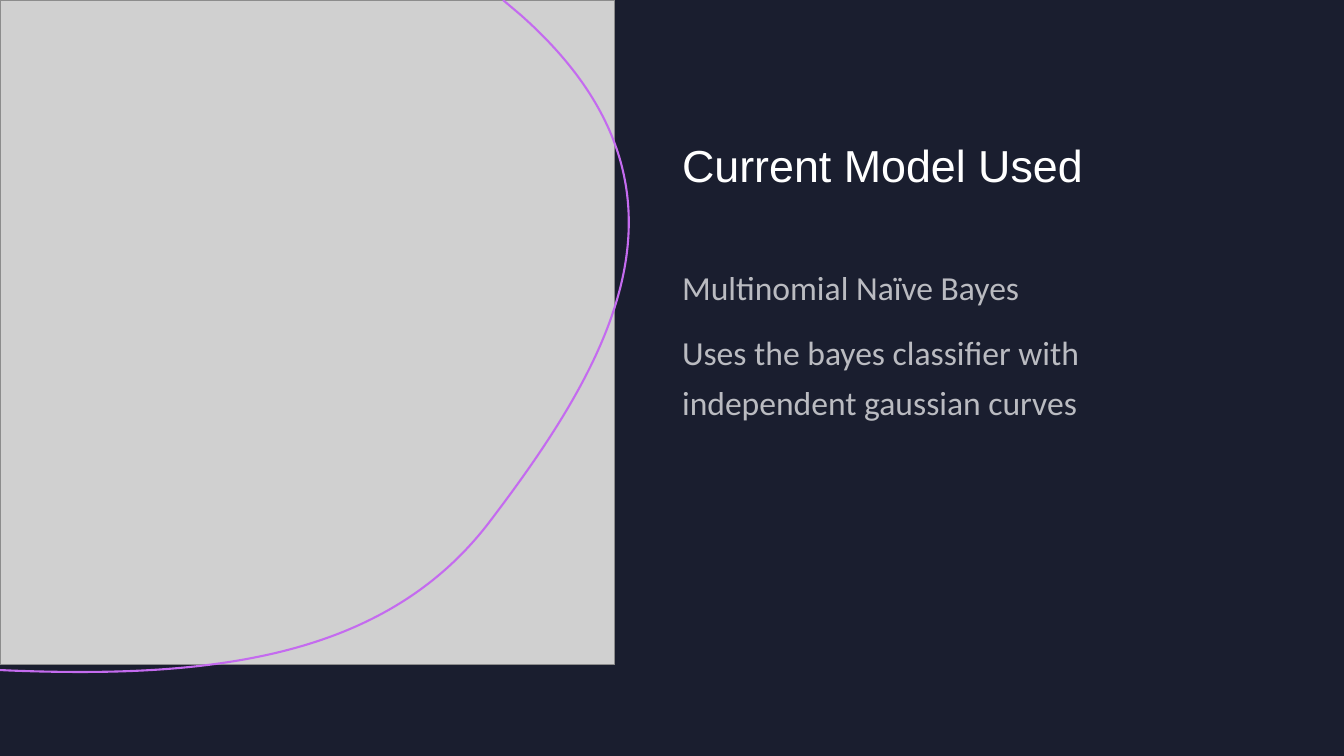
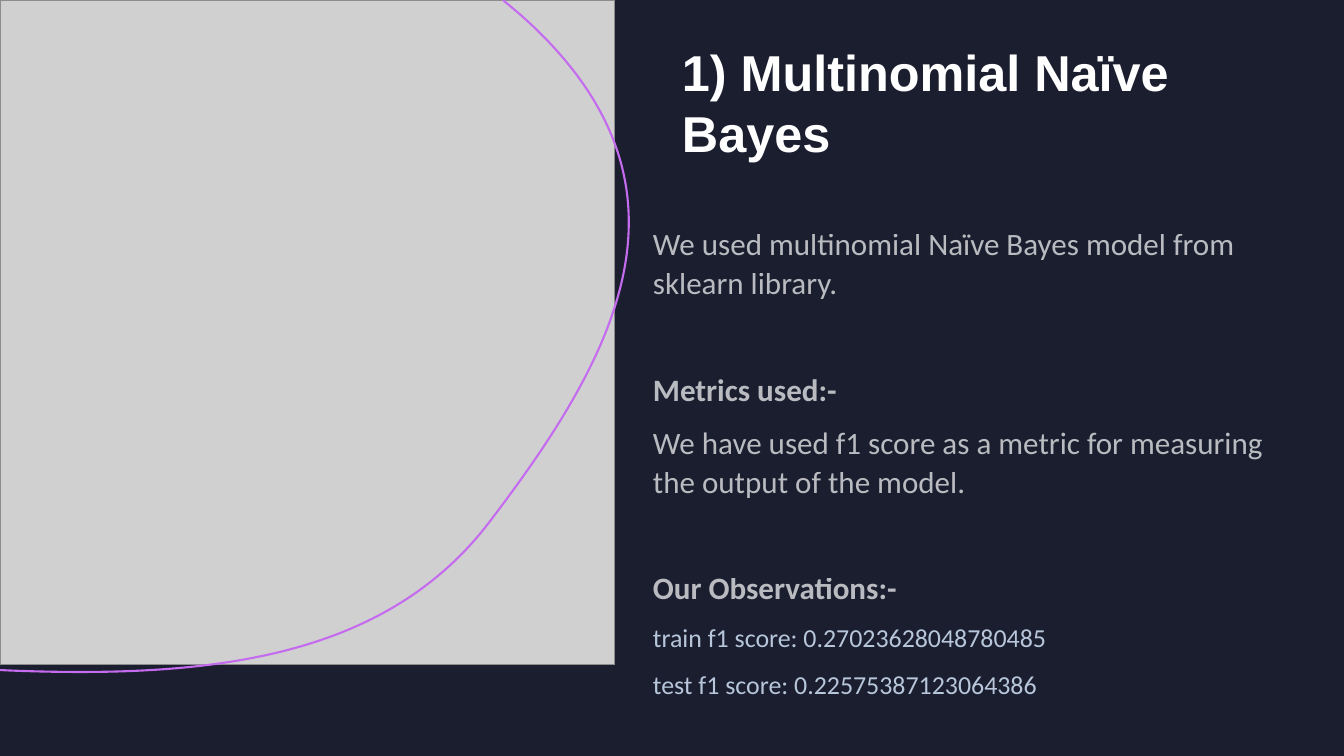
Before and after one commit to KaranjitSaha/AI511ML-Project, a slide deck: slide 10 of First_Pres.pptx (slide 8 before the commit). Drawn at 1344x756 pixels with LibreOffice and Linux fonts; fonts in the diff are those of the drawing; grey boxes stand for pictures. Boxes give left, top, right and bottom in pixels: in the first picture for what was removed or moved away, otherwise in the second. Text is boxed around its words. In the diff, an @@ line names an element or a change of style, - is before the commit and + after.

```diff
--- a/First_Pres.pptx
+++ b/First_Pres.pptx
@@ text added at (682, 54, 1168, 162), 36 pt, text #FFFFFF, bold @@
+1) Multinomial Naïve Bayes
@@ title removed at (682, 149, 1083, 183) @@
-Current Model Used
@@ text at (653, 234, 1262, 694): text changed; size 24 to 22.2 pt @@
-Multinomial Naïve Bayes
-Uses the bayes classifier with independent gaussian curves
+We used multinomial Naïve Bayes model from sklearn library.
+Metrics used:-
+We have used f1 score as a metric for measuring the output of the model.
+Our Observations:-
+train f1 score: 0.27023628048780485
+test f1 score: 0.22575387123064386
```
Also in this commit, not shown: 2 other slides changed, 3 slides added, 4 other files.
